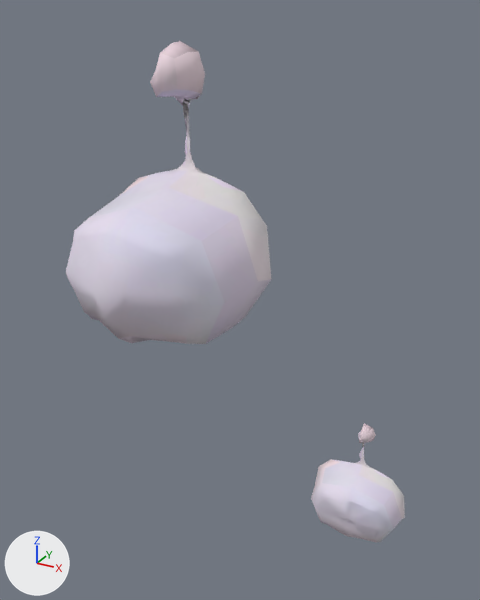
The glTF model packages/3d-avatar-maker/assets/models/packs/3d-avatar-maker-wardrobe-accessories/outfit-wojackowl_belly_piercing.glb, before and after one commit.
The view is the same before and after, from a camera (50 mm lens) standing at (0.0204, -0.1747, 1.1092) and looking at (-0.0063, -0.1261, 1.0849). The lights are fixed; the arrows at lower left show +X, +Y and +Z. The older version comes first. Both versions are drawn at full value of the shape key 'heavy' of 'male'; the numbers are the values there. Vertices at exactly the same position are counted once.

Names of what the first picture shows: 'female', 'male'.
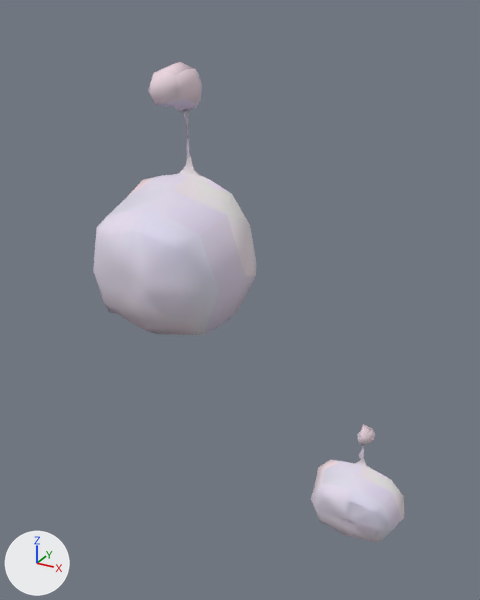
What differs and where, as boxes (x1, y1, x2, y2) in the pictures (480 x 600 px):
'male', reshaped (21% narrower, 10% shorter): before (66, 41, 272, 344); after (93, 62, 256, 335)

Edits to the bpy script that builds the scene:
```text
Change me_male_014:
    used by ob_male; location = (0.0, 0.0, 0.0)
    remove me_male_014.from_pydata(...)  # 249 vertices, 494 faces; spans x -0.0052..0.0056, y -0.1514..-0.1435, z 1.092..1.1076
    add me_male_014.from_pydata(...)  # 249 vertices, 494 faces; spans x -0.0044..0.0047, y -0.1494..-0.1435, z 1.0919..1.1066
    me_male_014 part 1: 248 of 249 vertices moved; they spanned x -0.0052..0.0056, y -0.1514..-0.1435, z 1.092..1.1076 and now span x -0.0044..0.0047, y -0.1494..-0.1435, z 1.0919..1.1066; mean shift (0.0, 0.0003, -0.0002); largest move (-0.0009, -0.1513, 1.0962) -> (-0.0009, -0.1489, 1.0961)
```
